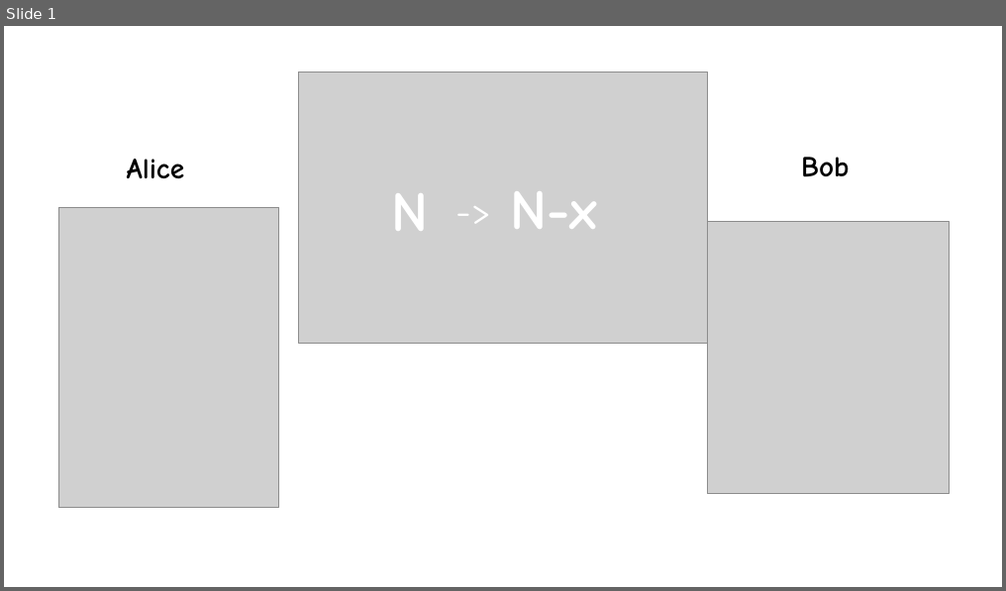
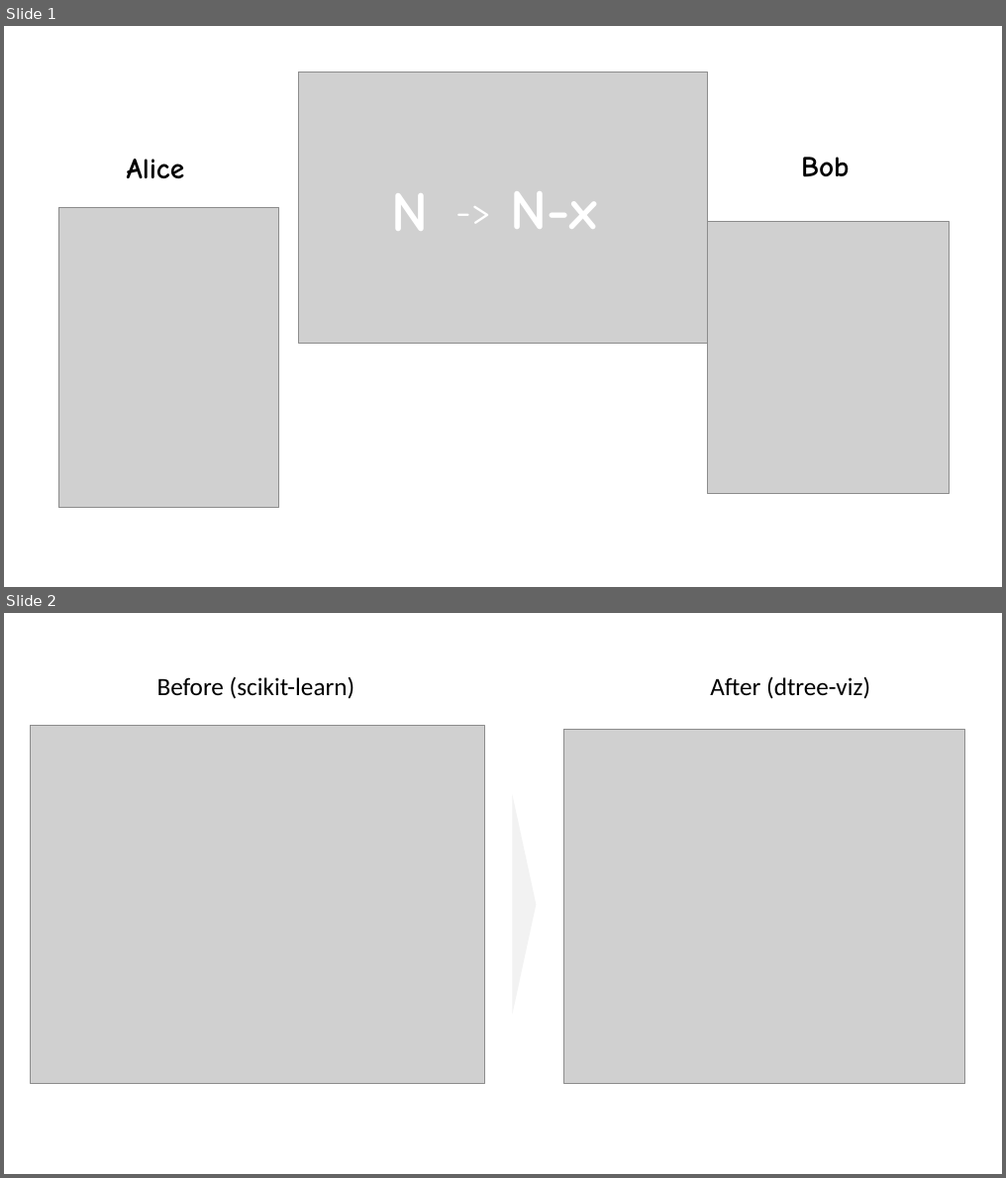
Before and after one commit to h1ros/h1ros.github.io, a slide deck: draft/20190414_950_divisor.pptx. Shown one above the other, each under a label of ours: slide 1 before the commit, slides 1 and 2 after it. The pictures are 1006x591 and 1006x1178 pixels, drawn with LibreOffice and Linux fonts; fonts in the diff are those of the drawing; grey boxes stand for pictures. Boxes give left, top, right and bottom in pixels: in the first picture for what was removed or moved away, otherwise in the second. Text is boxed around its words. In the diff, an @@ line names an element or a change of style, - is before the commit and + after.

```diff
--- a/draft/20190414_950_divisor.pptx
+++ b/draft/20190414_950_divisor.pptx
@@ slide 2 added at [4, 613, 1002, 1174], background #FFFFFF @@
@@ text added at [157, 676, 355, 699], 24 pt, text #000000 @@
+Before (scikit-learn)
@@ text added at [710, 676, 870, 699], 24 pt, text #000000 @@
+After (dtree-viz)
@@ picture added at [30, 726, 484, 1084] @@
@@ picture added at [564, 730, 964, 1084] @@
@@ triangle added at [512, 795, 536, 1015], fill #F2F2F2 @@
```
Also in this commit, not shown: 2 other slides added, 57 other files.
